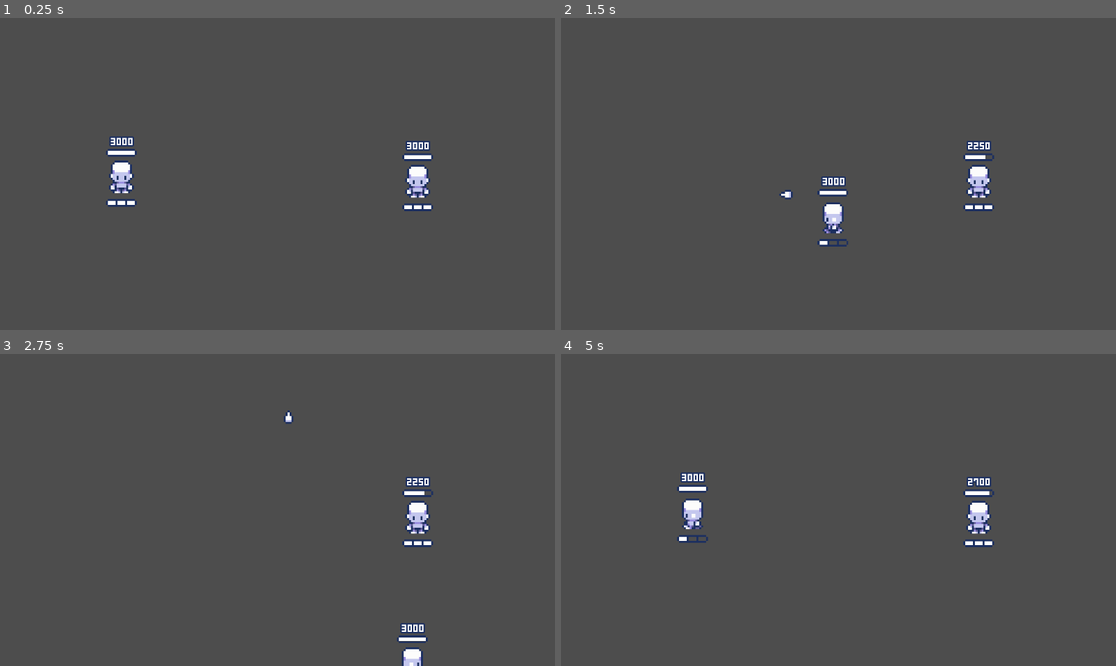
Above: before the commit, frames 1-4 (two rows, left to right).
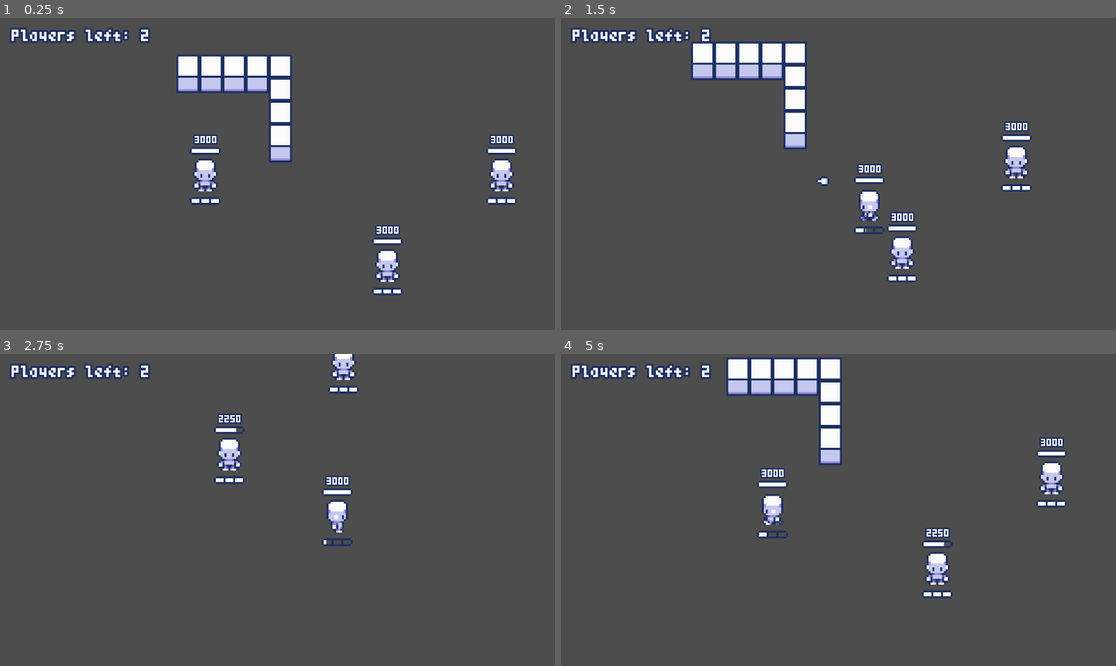
Above: after the commit, the same moments.

Repository: ppaluchowski64/SCI-Stars
Game: Godot game, scene res://scenes/battle.tscn
Same seed, same stepped clock (60 frames per second), same inputs: the game is played once before the commit and once after it.
Inputs (mouse positions are in pixels of both pictures, inside the frame that each line leads up to):
- Up to frame 1 (0.25 s): no input
- Up to frame 2 (1.5 s): move the mouse to (960, 158) at 0.52 s; hold D (right) 0.53-1.28 s; click (960, 158) at 0.6 s; move the mouse to (727, 189) at 1.27 s; hold S (down) from 1.28 s (still down); click (727, 189) at 1.35 s
- Up to frame 3 (2.75 s): move the mouse to (333, 441) at 2.02 s; release S (down) at 2.03 s; hold D (right) from 2.03 s (still down); click (333, 441) at 2.1 s
- Up to frame 4 (5 s): move the mouse to (810, 572) at 2.77 s; release D (right) at 2.78 s; hold W (up) 2.78-3.53 s; click (810, 572) at 2.85 s; move the mouse to (1005, 556) at 3.52 s; hold A (left) from 3.53 s (still down); click (1005, 556) at 3.6 s; move the mouse to (672, 463) at 4.27 s; click (672, 463) at 4.35 s

The runs differ from the first frame. In frame 1, 8.3% of the frame differs, in the area x 1-94%, y 3-89%; in frame 2, 8.2%; in frame 3, 4.1%; in frame 4, 8.1%.

Commit message:
Add walls, camera, expand UI, improve player script
Now you can see how many players are left, shooting is now possible in full 360 degree range, new battle_manager script to make project more scalable and change player script logic from plain strings to enums (the earlier aproach was that bad).

Diff:
--- a/game/scenes/battle.tscn
+++ b/game/scenes/battle.tscn
@@ -1,12 +1,55 @@
-[gd_scene load_steps=2 format=3 uid="uid://db56006rlw6nc"]
+[gd_scene load_steps=9 format=4 uid="uid://db56006rlw6nc"]
 
-[ext_resource type="PackedScene" uid="uid://bk3jqor1r48rj" path="res://scenes/player.tscn" id="1_74w5l"]
+[ext_resource type="Script" path="res://scripts/battle_manager.gd" id="1_f75g0"]
+[ext_resource type="Texture2D" uid="uid://cbrr264nsjo3k" path="res://graphics/environment/wall.png" id="2_uqhyb"]
+[ext_resource type="Script" path="res://scripts/camera.gd" id="3_m8bpv"]
+[ext_resource type="Script" path="res://scripts/user_interface.gd" id="4_4e2gx"]
+[ext_resource type="FontFile" uid="uid://6w8leq531kr1" path="res://fonts/TeenyTinyPixls-o2zo.ttf" id="4_erh11"]
+
+[sub_resource type="TileSetAtlasSource" id="TileSetAtlasSource_urc0o"]
+texture = ExtResource("2_uqhyb")
+texture_region_size = Vector2i(12, 20)
+use_texture_padding = false
+0:0/0 = 0
+0:0/0/physics_layer_0/polygon_0/points = PackedVector2Array(-6.5, -10, 6, -10, 6, 10, -6.5, 10)
+
+[sub_resource type="TileSet" id="TileSet_82aoe"]
+tile_size = Vector2i(12, 12)
+physics_layer_0/collision_layer = 3
+physics_layer_0/collision_mask = 3
+sources/0 = SubResource("TileSetAtlasSource_urc0o")
+
+[sub_resource type="Theme" id="Theme_yve2r"]
+default_font = ExtResource("4_erh11")
+default_font_size = 24
 
 [node name="Battle" type="Node2D"]
+script = ExtResource("1_f75g0")
 
-[node name="Player" parent="." instance=ExtResource("1_74w5l")]
-position = Vector2(252, 332)
+[node name="Camera2D" type="Camera2D" parent="." node_paths=PackedStringArray("players")]
+position = Vector2(576, 324)
+script = ExtResource("3_m8bpv")
+players = NodePath("../Players")
 
-[node name="Enemy" parent="." instance=ExtResource("1_74w5l")]
-position = Vector2(867, 341)
-id = 1
+[node name="Environment" type="Node2D" parent="."]
+
+[node name="Walls" type="TileMapLayer" parent="Environment" groups=["obstacle"]]
+scale = Vector2(4, 4)
+tile_map_data = PackedByteArray("AAAEAAIAAAAAAAAAAAAFAAIAAAAAAAAAAAAGAAIAAAAAAAAAAAAHAAIAAAAAAAAAAAAIAAIAAAAAAAAAAAAIAAMAAAAAAAAAAAAIAAQAAAAAAAAAAAAIAAUAAAAAAAAAAAA=")
+tile_set = SubResource("TileSet_82aoe")
+
+[node name="Players" type="Node2D" parent="."]
+
+[node name="UserInterface" type="CanvasLayer" parent="." node_paths=PackedStringArray("players")]
+script = ExtResource("4_4e2gx")
+players = NodePath("../Players")
+
+[node name="PlayerCount" type="Label" parent="UserInterface"]
+offset_left = 24.0
+offset_top = 24.0
+offset_right = 274.0
+offset_bottom = 53.0
+theme = SubResource("Theme_yve2r")
+theme_override_colors/font_outline_color = Color(0.109804, 0.184314, 0.376471, 1)
+theme_override_constants/outline_size = 16
+text = "Players left: 2"
--- a/game/scenes/player.tscn
+++ b/game/scenes/player.tscn
@@ -2,9 +2,105 @@
 
 [ext_resource type="Texture2D" uid="uid://dbgb61jp85s7e" path="res://graphics/characters/test/player.png" id="1_14iwg"]
 [ext_resource type="Script" path="res://scripts/player.gd" id="1_270mw"]
-[ext_resource type="Texture2D" uid="uid://stk5wbf0mce7" path="res://graphics/ui/healthbar.png" id="3_5fihy"]
+[ext_resource type="Texture2D" uid="uid://stk5wbf0mce7" path="res://graphics/user_interface/healthbar.png" id="3_5fihy"]
 [ext_resource type="FontFile" uid="uid://6w8leq531kr1" path="res://fonts/TeenyTinyPixls-o2zo.ttf" id="4_q82ve"]
-[ext_resource type="Texture2D" uid="uid://b2vdaem8n0gto" path="res://graphics/ui/ammobar.png" id="5_ptbdj"]
+[ext_resource type="Texture2D" uid="uid://b2vdaem8n0gto" path="res://graphics/user_interface/ammobar.png" id="5_ptbdj"]
+
+[sub_resource type="AtlasTexture" id="AtlasTexture_4dol2"]
+atlas = ExtResource("1_14iwg")
+region = Rect2(112, 72, 16, 24)
+
+[sub_resource type="AtlasTexture" id="AtlasTexture_x5ao4"]
+atlas = ExtResource("1_14iwg")
+region = Rect2(112, 48, 16, 24)
+
+[sub_resource type="AtlasTexture" id="AtlasTexture_bxka5"]
+atlas = ExtResource("1_14iwg")
+region = Rect2(112, 24, 16, 24)
+
+[sub_resource type="AtlasTexture" id="AtlasTexture_npuqh"]
+atlas = ExtResource("1_14iwg")
+region = Rect2(112, 48, 16, 24)
+
+[sub_resource type="AtlasTexture" id="AtlasTexture_o0a7q"]
+atlas = ExtResource("1_14iwg")
+region = Rect2(0, 72, 16, 24)
+
+[sub_resource type="AtlasTexture" id="AtlasTexture_sghlp"]
+atlas = ExtResource("1_14iwg")
+region = Rect2(0, 48, 16, 24)
+
+[sub_resource type="AtlasTexture" id="AtlasTexture_ixd1e"]
+atlas = ExtResource("1_14iwg")
+region = Rect2(0, 24, 16, 24)
+
+[sub_resource type="AtlasTexture" id="AtlasTexture_3syeg"]
+atlas = ExtResource("1_14iwg")
+region = Rect2(0, 48, 16, 24)
+
+[sub_resource type="AtlasTexture" id="AtlasTexture_nrslx"]
+atlas = ExtResource("1_14iwg")
+region = Rect2(16, 72, 16, 24)
+
+[sub_resource type="AtlasTexture" id="AtlasTexture_adtyr"]
+atlas = ExtResource("1_14iwg")
+region = Rect2(16, 48, 16, 24)
+
+[sub_resource type="AtlasTexture" id="AtlasTexture_mk78e"]
+atlas = ExtResource("1_14iwg")
+region = Rect2(16, 24, 16, 24)
+
+[sub_resource type="AtlasTexture" id="AtlasTexture_txnh8"]
+atlas = ExtResource("1_14iwg")
+region = Rect2(16, 48, 16, 24)
+
+[sub_resource type="AtlasTexture" id="AtlasTexture_qwmwc"]
+atlas = ExtResource("1_14iwg")
+region = Rect2(96, 72, 16, 24)
+
+[sub_resource type="AtlasTexture" id="AtlasTexture_xq8fi"]
+atlas = ExtResource("1_14iwg")
+region = Rect2(96, 48, 16, 24)
+
+[sub_resource type="AtlasTexture" id="AtlasTexture_fbvgp"]
+atlas = ExtResource("1_14iwg")
+region = Rect2(96, 24, 16, 24)
+
+[sub_resource type="AtlasTexture" id="AtlasTexture_gpbmr"]
+atlas = ExtResource("1_14iwg")
+region = Rect2(96, 48, 16, 24)
+
+[sub_resource type="AtlasTexture" id="AtlasTexture_m446g"]
+atlas = ExtResource("1_14iwg")
+region = Rect2(32, 72, 16, 24)
+
+[sub_resource type="AtlasTexture" id="AtlasTexture_nddyq"]
+atlas = ExtResource("1_14iwg")
+region = Rect2(32, 48, 16, 24)
+
+[sub_resource type="AtlasTexture" id="AtlasTexture_gqyle"]
+atlas = ExtResource("1_14iwg")
+region = Rect2(32, 24, 16, 24)
+
+[sub_resource type="AtlasTexture" id="AtlasTexture_yblet"]
+atlas = ExtResource("1_14iwg")
+region = Rect2(32, 48, 16, 24)
+
+[sub_resource type="AtlasTexture" id="AtlasTexture_7iwoh"]
+atlas = ExtResource("1_14iwg")
+region = Rect2(80, 72, 16, 24)
+
+[sub_resource type="AtlasTexture" id="AtlasTexture_mqbvq"]
+atlas = ExtResource("1_14iwg")
+region = Rect2(80, 48, 16, 24)
+
+[sub_resource type="AtlasTexture" id="AtlasTexture_e3g1y"]
+atlas = ExtResource("1_14iwg")
+region = Rect2(80, 24, 16, 24)
+
+[sub_resource type="AtlasTexture" id="AtlasTexture_hnsqf"]
+atlas = ExtResource("1_14iwg")
+region = Rect2(80, 48, 16, 24)
 
 [sub_resource type="AtlasTexture" id="AtlasTexture_bhoyl"]
 atlas = ExtResource("1_14iwg")
@@ -22,22 +118,6 @@
 atlas = ExtResource("1_14iwg")
 region = Rect2(64, 48, 16, 24)
 
-[sub_resource type="AtlasTexture" id="AtlasTexture_7iwoh"]
-atlas = ExtResource("1_14iwg")
-region = Rect2(80, 72, 16, 24)
-
-[sub_resource type="AtlasTexture" id="AtlasTexture_mqbvq"]
-atlas = ExtResource("1_14iwg")
-region = Rect2(80, 48, 16, 24)
-
-[sub_resource type="AtlasTexture" id="AtlasTexture_e3g1y"]
-atlas = ExtResource("1_14iwg")
-region = Rect2(80, 24, 16, 24)
-
-[sub_resource type="AtlasTexture" id="AtlasTexture_hnsqf"]
-atlas = ExtResource("1_14iwg")
-region = Rect2(80, 48, 16, 24)
-
 [sub_resource type="AtlasTexture" id="AtlasTexture_qx2jx"]
 atlas = ExtResource("1_14iwg")
 region = Rect2(48, 72, 16, 24)
@@ -53,91 +133,113 @@
 [sub_resource type="AtlasTexture" id="AtlasTexture_4f14l"]
 atlas = ExtResource("1_14iwg")
 region = Rect2(48, 48, 16, 24)
-
-[sub_resource type="AtlasTexture" id="AtlasTexture_qwmwc"]
-atlas = ExtResource("1_14iwg")
-region = Rect2(96, 72, 16, 24)
-
-[sub_resource type="AtlasTexture" id="AtlasTexture_xq8fi"]
-atlas = ExtResource("1_14iwg")
-region = Rect2(96, 48, 16, 24)
-
-[sub_resource type="AtlasTexture" id="AtlasTexture_fbvgp"]
-atlas = ExtResource("1_14iwg")
-region = Rect2(96, 24, 16, 24)
-
-[sub_resource type="AtlasTexture" id="AtlasTexture_gpbmr"]
-atlas = ExtResource("1_14iwg")
-region = Rect2(96, 48, 16, 24)
-
-[sub_resource type="AtlasTexture" id="AtlasTexture_m446g"]
-atlas = ExtResource("1_14iwg")
-region = Rect2(32, 72, 16, 24)
-
-[sub_resource type="AtlasTexture" id="AtlasTexture_nddyq"]
-atlas = ExtResource("1_14iwg")
-region = Rect2(32, 48, 16, 24)
-
-[sub_resource type="AtlasTexture" id="AtlasTexture_gqyle"]
-atlas = ExtResource("1_14iwg")
-region = Rect2(32, 24, 16, 24)
-
-[sub_resource type="AtlasTexture" id="AtlasTexture_yblet"]
-atlas = ExtResource("1_14iwg")
-region = Rect2(32, 48, 16, 24)
-
-[sub_resource type="AtlasTexture" id="AtlasTexture_o0a7q"]
-atlas = ExtResource("1_14iwg")
-region = Rect2(0, 72, 16, 24)
-
-[sub_resource type="AtlasTexture" id="AtlasTexture_sghlp"]
-atlas = ExtResource("1_14iwg")
-region = Rect2(0, 48, 16, 24)
-
-[sub_resource type="AtlasTexture" id="AtlasTexture_ixd1e"]
-atlas = ExtResource("1_14iwg")
-region = Rect2(0, 24, 16, 24)
-
-[sub_resource type="AtlasTexture" id="AtlasTexture_3syeg"]
-atlas = ExtResource("1_14iwg")
-region = Rect2(0, 48, 16, 24)
-
-[sub_resource type="AtlasTexture" id="AtlasTexture_4dol2"]
-atlas = ExtResource("1_14iwg")
-region = Rect2(112, 72, 16, 24)
-
-[sub_resource type="AtlasTexture" id="AtlasTexture_x5ao4"]
-atlas = ExtResource("1_14iwg")
-region = Rect2(112, 48, 16, 24)
-
-[sub_resource type="AtlasTexture" id="AtlasTexture_bxka5"]
-atlas = ExtResource("1_14iwg")
-region = Rect2(112, 24, 16, 24)
-
-[sub_resource type="AtlasTexture" id="AtlasTexture_npuqh"]
-atlas = ExtResource("1_14iwg")
-region = Rect2(112, 48, 16, 24)
-
-[sub_resource type="AtlasTexture" id="AtlasTexture_nrslx"]
-atlas = ExtResource("1_14iwg")
-region = Rect2(16, 72, 16, 24)
-
-[sub_resource type="AtlasTexture" id="AtlasTexture_adtyr"]
-atlas = ExtResource("1_14iwg")
-region = Rect2(16, 48, 16, 24)
-
-[sub_resource type="AtlasTexture" id="AtlasTexture_mk78e"]
-atlas = ExtResource("1_14iwg")
-region = Rect2(16, 24, 16, 24)
-
-[sub_resource type="AtlasTexture" id="AtlasTexture_txnh8"]
-atlas = ExtResource("1_14iwg")
-region = Rect2(16, 48, 16, 24)
 
 [sub_resource type="SpriteFrames" id="SpriteFrames_pt7fw"]
 animations = [{
 "frames": [{
 "duration": 1.0,
+"texture": SubResource("AtlasTexture_4dol2")
+}, {
+"duration": 1.0,
+"texture": SubResource("AtlasTexture_x5ao4")
+}, {
+"duration": 1.0,
+"texture": SubResource("AtlasTexture_bxka5")
+}, {
+"duration": 1.0,
+"texture": SubResource("AtlasTexture_npuqh")
+}],
+"loop": true,
+"name": &"0",
+"speed": 5.0
+}, {
+"frames": [{
+"duration": 1.0,
+"texture": SubResource("AtlasTexture_o0a7q")
+}, {
+"duration": 1.0,
+"texture": SubResource("AtlasTexture_sghlp")
+}, {
+"duration": 1.0,
+"texture": SubResource("AtlasTexture_ixd1e")
+}, {
+"duration": 1.0,
+"texture": SubResource("AtlasTexture_3syeg")
+}],
+"loop": true,
+"name": &"1",
+"speed": 5.0
+}, {
+"frames": [{
+"duration": 1.0,
+"texture": SubResource("AtlasTexture_nrslx")
+}, {
+"duration": 1.0,
+"texture": SubResource("AtlasTexture_adtyr")
+}, {
+"duration": 1.0,
+"texture": SubResource("AtlasTexture_mk78e")
+}, {
+"duration": 1.0,
+"texture": SubResource("AtlasTexture_txnh8")
+}],
+"loop": true,
+"name": &"2",
+"speed": 5.0
+}, {
+"frames": [{
+"duration": 1.0,
+"texture": SubResource("AtlasTexture_qwmwc")
+}, {
+"duration": 1.0,
+"texture": SubResource("AtlasTexture_xq8fi")
+}, {
+"duration": 1.0,
+"texture": SubResource("AtlasTexture_fbvgp")
+}, {
+"duration": 1.0,
+"texture": SubResource("AtlasTexture_gpbmr")
+}],
+"loop": true,
+"name": &"3",
+"speed": 5.0
+}, {
+"frames": [{
+"duration": 1.0,
+"texture": SubResource("AtlasTexture_m446g")
+}, {
+"duration": 1.0,
+"texture": SubResource("AtlasTexture_nddyq")
+}, {
+"duration": 1.0,
+"texture": SubResource("AtlasTexture_gqyle")
+}, {
+"duration": 1.0,
+"texture": SubResource("AtlasTexture_yblet")
+}],
+"loop": true,
+"name": &"5",
+"speed": 5.0
+}, {
+"frames": [{
+"duration": 1.0,
+"texture": SubResource("AtlasTexture_7iwoh")
+}, {
+"duration": 1.0,
+"texture": SubResource("AtlasTexture_mqbvq")
+}, {
+"duration": 1.0,
+"texture": SubResource("AtlasTexture_e3g1y")
+}, {
+"duration": 1.0,
+"texture": SubResource("AtlasTexture_hnsqf")
+}],
+"loop": true,
+"name": &"6",
+"speed": 5.0
+}, {
+"frames": [{
+"duration": 1.0,
 "texture": SubResource("AtlasTexture_bhoyl")
 }, {
 "duration": 1.0,
@@ -150,24 +252,7 @@
 "texture": SubResource("AtlasTexture_bkfft")
 }],
 "loop": true,
-"name": &"down",
-"speed": 5.0
-}, {
-"frames": [{
-"duration": 1.0,
-"texture": SubResource("AtlasTexture_7iwoh")
-}, {
-"duration": 1.0,
-"texture": SubResource("AtlasTexture_mqbvq")
-}, {
-"duration": 1.0,
-"texture": SubResource("AtlasTexture_e3g1y")
-}, {
-"duration": 1.0,
-"texture": SubResource("AtlasTexture_hnsqf")
-}],
-"loop": true,
-"name": &"downleft",
+"name": &"7",
 "speed": 5.0
 }, {
 "frames": [{
@@ -184,111 +269,27 @@
 "texture": SubResource("AtlasTexture_4f14l")
 }],
 "loop": true,
-"name": &"downright",
-"speed": 5.0
-}, {
-"frames": [{
-"duration": 1.0,
-"texture": SubResource("AtlasTexture_qwmwc")
-}, {
-"duration": 1.0,
-"texture": SubResource("AtlasTexture_xq8fi")
-}, {
-"duration": 1.0,
-"texture": SubResource("AtlasTexture_fbvgp")
-}, {
-"duration": 1.0,
-"texture": SubResource("AtlasTexture_gpbmr")
-}],
-"loop": true,
-"name": &"left",
-"speed": 5.0
-}, {
-"frames": [{
-"duration": 1.0,
-"texture": SubResource("AtlasTexture_m446g")
-}, {
-"duration": 1.0,
-"texture": SubResource("AtlasTexture_nddyq")
-}, {
-"duration": 1.0,
-"texture": SubResource("AtlasTexture_gqyle")
-}, {
-"duration": 1.0,
-"texture": SubResource("AtlasTexture_yblet")
-}],
-"loop": true,
-"name": &"right",
-"speed": 5.0
-}, {
-"frames": [{
-"duration": 1.0,
-"texture": SubResource("AtlasTexture_o0a7q")
-}, {
-"duration": 1.0,
-"texture": SubResource("AtlasTexture_sghlp")
-}, {
-"duration": 1.0,
-"texture": SubResource("AtlasTexture_ixd1e")
-}, {
-"duration": 1.0,
-"texture": SubResource("AtlasTexture_3syeg")
-}],
-"loop": true,
-"name": &"up",
-"speed": 5.0
-}, {
-"frames": [{
-"duration": 1.0,
-"texture": SubResource("AtlasTexture_4dol2")
-}, {
-"duration": 1.0,
-"texture": SubResource("AtlasTexture_x5ao4")
-}, {
-"duration": 1.0,
-"texture": SubResource("AtlasTexture_bxka5")
-}, {
-"duration": 1.0,
-"texture": SubResource("AtlasTexture_npuqh")
-}],
-"loop": true,
-"name": &"upleft",
-"speed": 5.0
-}, {
-"frames": [{
-"duration": 1.0,
-"texture": SubResource("AtlasTexture_nrslx")
-}, {
-"duration": 1.0,
-"texture": SubResource("AtlasTexture_adtyr")
-}, {
-"duration": 1.0,
-"texture": SubResource("AtlasTexture_mk78e")
-}, {
-"duration": 1.0,
-"texture": SubResource("AtlasTexture_txnh8")
-}],
-"loop": true,
-"name": &"upright",
+"name": &"8",
 "speed": 5.0
 }]
 
 [sub_resource type="CapsuleShape2D" id="CapsuleShape2D_ay0jd"]
-radius = 28.0
-height = 72.0
+radius = 24.0
+height = 64.0
 
 [sub_resource type="Theme" id="Theme_60cmk"]
 default_font = ExtResource("4_q82ve")
 default_font_size = 15
 
 [node name="Player" type="CharacterBody2D" groups=["player"]]
-collision_mask = 0
+collision_layer = 3
+collision_mask = 2
 script = ExtResource("1_270mw")
 
 [node name="AnimatedSprite2D" type="AnimatedSprite2D" parent="."]
 scale = Vector2(4, 4)
 sprite_frames = SubResource("SpriteFrames_pt7fw")
-animation = &"down"
+animation = &"7"
 offset = Vector2(0.5, -2)
 
 [node name="CollisionShape2D" type="CollisionShape2D" parent="."]
@@ -306,6 +307,7 @@
 one_shot = true
 
 [node name="Healthbar" type="Node2D" parent="."]
+z_index = 1
 position = Vector2(0, -52)
 
 [node name="ColorRect" type="ColorRect" parent="Healthbar"]
@@ -330,8 +332,10 @@
 text = "3000"
 horizontal_alignment = 1
 vertical_alignment = 2
+metadata/_edit_use_anchors_ = true
 
 [node name="Ammobar" type="Node2D" parent="."]
+z_index = 1
 position = Vector2(0, 52)
 
 [node name="ColorRect" type="ColorRect" parent="Ammobar"]
--- a/game/scenes/projectile.tscn
+++ b/game/scenes/projectile.tscn
@@ -8,8 +8,8 @@
 
 [node name="Projectile" type="CharacterBody2D"]
 scale = Vector2(4, 4)
-collision_layer = 0
-collision_mask = 0
+collision_layer = 2
+collision_mask = 2
 script = ExtResource("1_je32m")
 
 [node name="Sprite2D" type="Sprite2D" parent="."]
--- /dev/null
+++ b/game/scripts/battle_manager.gd
@@ -0,0 +1,40 @@
+extends Node2D
+
+var Player = preload("res://scenes/player.tscn")
+
+@onready var ui = $UserInterface
+@onready var players = $Players
+@onready var camera = $Camera2D
+
+var next_free_player_id = 0
+
+func spawn_player(x: float, y: float) -> void:
+	print("Spawning a player...")
+
+	var player = Player.instantiate()
+
+	player.global_position = Vector2(x, y)
+	player.id = get_exclusive_player_id()
+
+	player.update_player_count.connect(_update_player_count)
+
+	players.add_child(player)
+
+	print("Spawned player with id: %s" % player.id)
+
+func _update_player_count() -> void:
+	ui.update_player_count()
+
+func get_exclusive_player_id() -> int:
+	next_free_player_id += 1
+	return next_free_player_id - 1
+
+func start_game() -> void:
+	spawn_player(252, 332)
+	spawn_player(630, 520)
+	spawn_player(867, 332)
+
+	camera.setup_target()
+
+func _ready() -> void:
+	call_deferred("start_game")
--- /dev/null
+++ b/game/scripts/camera.gd
@@ -0,0 +1,17 @@
+extends Camera2D
+
+@export var players: Node2D
+
+var target: Node2D
+
+func setup_target(id: int = 0) -> void:
+	for player in players.get_children():
+		if player.id == id:
+			target = player
+			return
+
+	print("No player with id: %s" % id)
+
+func _process(_delta: float) -> void:
+	if target:
+		global_position = lerp(global_position, target.global_position, 0.05)
--- a/game/scripts/player.gd
+++ b/game/scripts/player.gd
@@ -15,49 +15,57 @@
 
 @export var id: int
 
+signal update_player_count
+
+# Enums
+enum {RIGHT, LEFT, DOWN, UP}
+
 # Stats
 var speed: float = 25.0
 var max_health: float = 3000.0
 
 # Properties
 var dir_vec: Vector2
-var direction: String
+var dir_x: int
+var dir_y: int
 var animation: float
 var health: float = max_health
 var ammo: float = 3
 var reload_speed: float = 0.005
 
-func update_health():
+func get_double_dir(x: int, y: int) -> int:
+	return x + y * 3 + 4
+	# left-up = 0
+	# up = 1
+	# right-up = 2
+	# left = 3
+	# idle = 4 (no animation for this one)
+	# right = 5
+	# left-down = 6
+	# down = 7
+	# right-down = 8
+
+func update_health() -> void:
 	healthbar_fill.size.x = health / max_health * 56
 	healthbar_label.text = str(health)
 
-func take_damage(damage: int):
+func take_damage(damage: int) -> void:
 	health -= damage
 
 	if health <= 0:
+		emit_signal("update_player_count")
 		queue_free()
 
 	update_health()
 
 	regen_cooldown.start(3)
 
-func spawn_projectile():
+func spawn_projectile() -> void:
 	var projectile = Projectile.instantiate()
 
 	projectile.player_id = id
 	projectile.global_position = get_global_position()
-
-	if "right" in direction:
-		projectile.dir_vec.x = 1
-	elif "left" in direction:
-		projectile.dir_vec.x = -1
-
-	if "down" in direction:
-		projectile.dir_vec.y = 1
-	elif "up" in direction:
-		projectile.dir_vec.y = -1
-
-	projectile.dir_vec = projectile.dir_vec.normalized()
+	projectile.global_rotation = get_angle_to(get_global_mouse_position())
 
 	get_tree().get_root().call_deferred("add_child", projectile)
 
@@ -66,24 +74,12 @@
 	velocity = dir_vec * speed * delta * 1000
 
 	if shoot_animation.time_left == 0:
-		var h_move: String = ""
-		var v_move: String = ""
-
-		if dir_vec.x > 0:
-			h_move = "right"
-		elif dir_vec.x < 0:
-			h_move = "left"
-
-		if dir_vec.y > 0:
-			v_move = "down"
-		elif dir_vec.y < 0:
-			v_move = "up"
-
-		direction = v_move + h_move
+		dir_x = sign(dir_vec.x)
+		dir_y = sign(dir_vec.y)
 
 	move_and_slide()
 
-func shoot():
+func shoot() -> void:
 	if shoot_cooldown.time_left == 0:
 		if Input.is_action_just_pressed("shoot") and ammo >= 1:
 			shoot_cooldown.start()
@@ -95,8 +91,9 @@
 			if angle < 0:
 				angle += TAU
 
-			var directions = ["right", "downright", "down", "downleft", "left", "upleft", "up", "upright"]
-			direction = directions[int((angle + PI / 8) / (PI / 4)) % 8]
+			var dir_angle = int((angle + PI / 8) / (PI / 4)) % 8
+			dir_x = [1, 1, 0, -1, -1, -1, 0, 1][dir_angle]
+			dir_y = [0, 1, 1, 1, 0, -1, -1, -1][dir_angle]
 
 			spawn_projectile()
 
@@ -111,9 +108,10 @@
 			ammo = min(ammo, 3)
 			ammobar_fill.size.x = ammo / 3 * 56
 
-func animate(delta: float):
-	if direction:
-		sprite.play(direction)
+func animate(delta: float) -> void:
+	if dir_x or dir_y:
+		sprite.play(str(get_double_dir(dir_x, dir_y)))
+
 		animation += delta * speed * 0.2
 
 		if animation > 4:
--- a/game/scripts/projectile.gd
+++ b/game/scripts/projectile.gd
@@ -6,15 +6,11 @@
 var damage: float = 750.0
 
 # Properties
-var dir_vec: Vector2 = Vector2.ZERO
 var travelled: float = 0
 var player_id: int
 
-func _ready() -> void:
-	global_rotation = dir_vec.angle()
-
 func _process(delta: float) -> void:
-	velocity = dir_vec * speed * delta * 1000
+	velocity = Vector2(1, 0).rotated(rotation) * speed * delta * 1000
 
 	if travelled >= distance:
 		queue_free()
@@ -28,3 +24,6 @@
 		if body.id != player_id:
 			body.take_damage(damage)
 			queue_free()
+
+	elif body.is_in_group("obstacle"):
+		queue_free()
--- /dev/null
+++ b/game/scripts/user_interface.gd
@@ -0,0 +1,7 @@
+extends CanvasLayer
+
+@onready var player_count = $PlayerCount
+@export var players: Node2D
+
+func update_player_count() -> void:
+	player_count.text = "Players left: %s" % (players.get_child_count() - 1)
Binary file added: game/graphics/environment/wall.png
Renamed: game/graphics/ui/ammobar.png -> game/graphics/user_interface/ammobar.png
Renamed: game/graphics/ui/healthbar.png -> game/graphics/user_interface/healthbar.png
